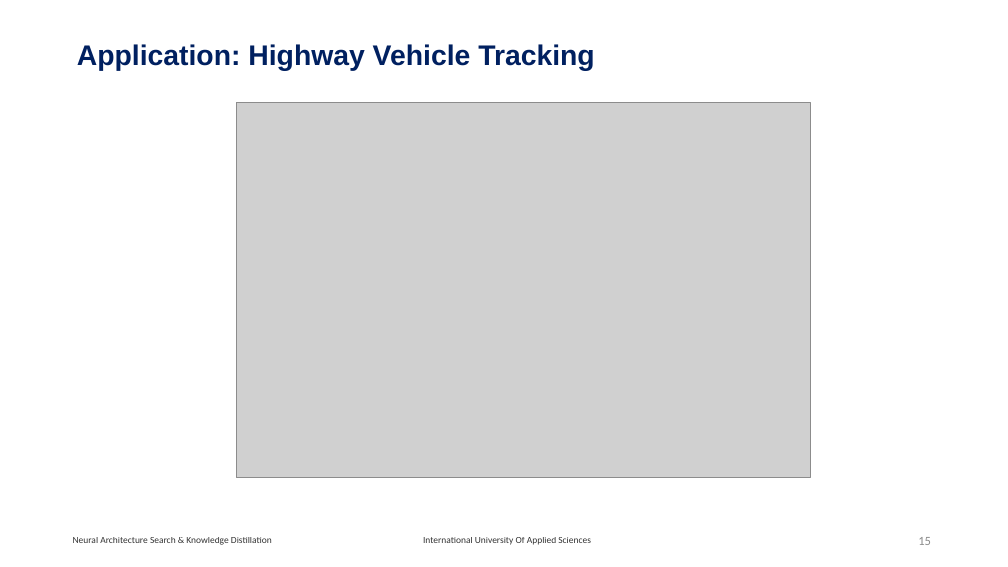
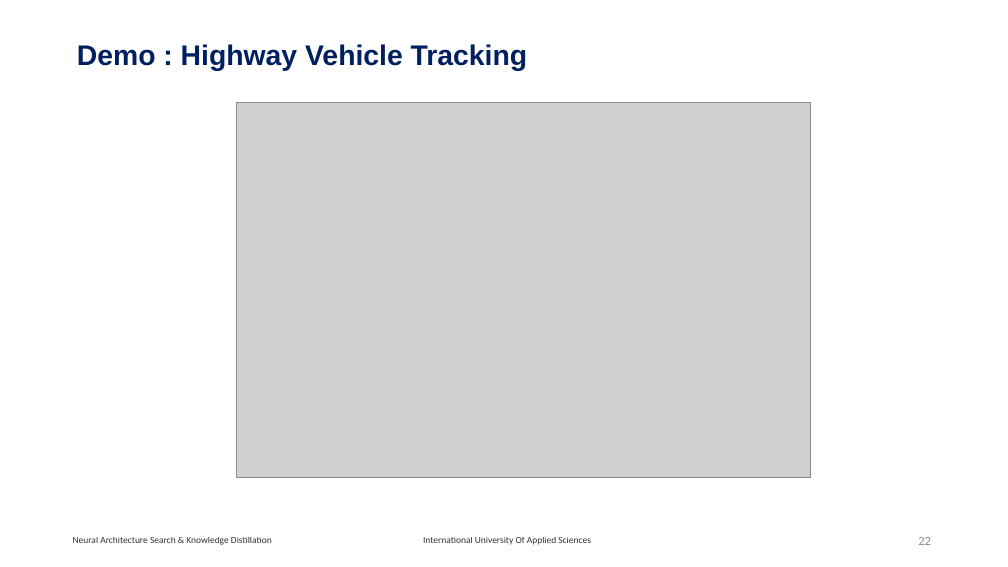
Before and after one commit to RajeshRamadas/yolov8-model-optimization, a slide deck: slide 22 of 01-Project-management/presentation/KnowledgeDistillation.pptx (slide 15 before the commit). Drawn at 1008x567 pixels with LibreOffice and Linux fonts; fonts in the diff are those of the drawing; grey boxes stand for pictures. Boxes give left, top, right and bottom in pixels: in the first picture for what was removed or moved away, otherwise in the second. Text is boxed around its words. In the diff, an @@ line names an element or a change of style, - is before the commit and + after.

```diff
--- a/01-Project-management/presentation/KnowledgeDistillation.pptx
+++ b/01-Project-management/presentation/KnowledgeDistillation.pptx
@@ title at (77,44,528,71): text changed @@
-Application: Highway Vehicle Tracking
+Demo : Highway Vehicle Tracking
@@ page number at (918,537,931,545): text changed @@
-15
+22
```
Also in this commit, not shown: 5 other slides changed, 7 slides added.
